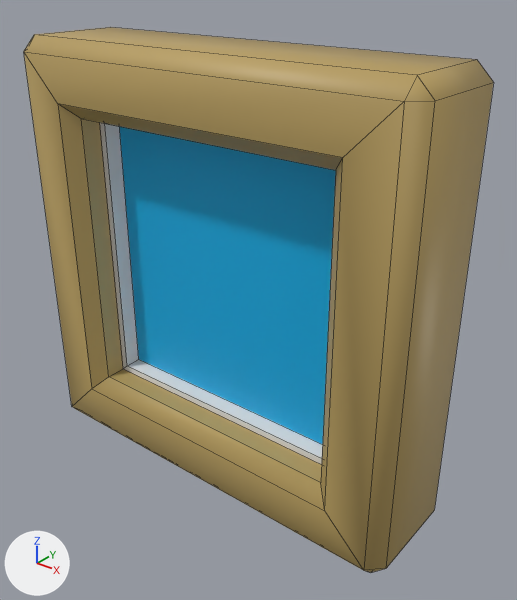
The Blender file packages/frontend/assets/room/objects/picture-frame/picture-frame.blend: old version first, new version second.
Camera for both pictures: a 50 mm camera at (0.0582, -0.0733, 0.0398) aimed at (0.0041, -0.0056, -0.0022). Every picture has the same lights, and +X, +Y and +Z are marked at lower left. The older version comes first. Mesh edges are drawn as thin lines.

The scene before the commit, as lines of its bpy script (objects in view):
```python
me_cube = bpy.data.meshes.new('Cube')
me_cube.from_pydata(...)  # 12 vertices, 8 faces; spans x -0.02..0.02, y -0.0025..0.0, z -0.02..0.02
me_cube.materials.append(mat_mat)  # white #e7e7e7
me_cube_001 = bpy.data.meshes.new('Cube.001')
me_cube_001.from_pydata([(-0.02, 0.0, -0.02), (-0.02, 0.0, 0.02), (0.02, 0.0, 0.02), (0.02, 0.0, -0.02)], [], [(3, 2, 1, 0)])
me_cube_001.materials.append(mat_x_picture__picture)  # cyan #00afe7
me_cube_003 = bpy.data.meshes.new('Cube.003')
me_cube_003.from_pydata(...)  # 16 vertices, 13 faces; spans x -0.03..0.03, y -0.0075..0.0075, z -0.03..0.03
me_cube_003.materials.append(mat_x_frame__frame)  # yellow #baa061
ob_x_frame__frame = bpy.data.objects.new('__X_FRAME__Frame', me_cube_003)
ob_x_frame__frame.location = (0.0, -0.0075, 0.0)
_m = ob_x_frame__frame.modifiers.new('Bevel', 'BEVEL')
_m.width = 0.002
_m.width_pct = 0.002
_m.limit_method = 'WEIGHT'
ob_x_mat__mat = bpy.data.objects.new('__X_MAT__Mat', me_cube)
ob_x_mat__mat.location = (0.0, -0.0075, 0.0)
ob_x_picture__picture = bpy.data.objects.new('__X_PICTURE__Picture', me_cube_001)
ob_x_picture__picture.location = (0.0, -0.0075, 0.0)
```
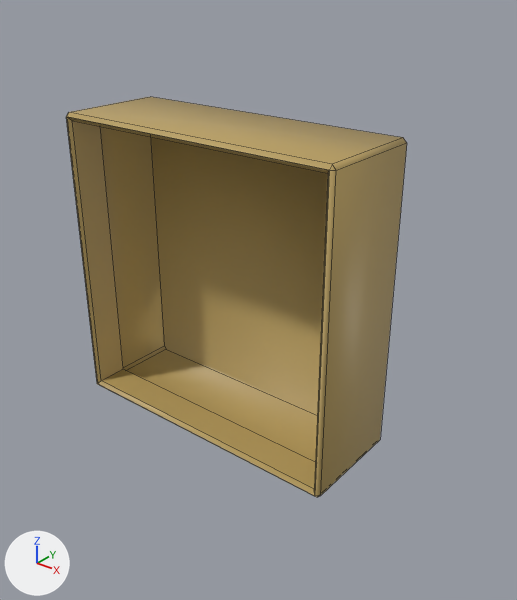
Pixel boxes (x1, y1, x2, y2) of what changed, in the pictures (517 x 600 px):
'__X_FRAME__Frame', reshaped (27% narrower, 27% shorter)
    before: (24, 27, 494, 573)
    after: (66, 97, 407, 497)
'__X_PICTURE__Picture', hidden (cyan)
    before: (119, 126, 336, 444)
'__X_MAT__Mat', hidden
    before: (100, 122, 333, 465)

The change in detail:
me_cube_003 is used by ob_x_frame__frame; location (0.0, -0.0075, 0.0).
me_cube_003 had 16 vertices, 13 faces and spanned x -0.03..0.03, y -0.0075..0.0075, z -0.03..0.03.
me_cube_003 now has 16 vertices, 13 faces and spans x -0.021..0.021, y -0.0075..0.0075, z -0.021..0.021.
Part 1, on me_cube_003:
Vertex 0 of me_cube_003 moves from (-0.03, -0.0075, -0.03) to (-0.021, -0.0075, -0.021).
Vertex 1 of me_cube_003 moves from (-0.03, -0.0075, 0.03) to (-0.021, -0.0075, 0.021).
Vertex 2 of me_cube_003 moves from (-0.03, 0.0075, -0.03) to (-0.021, 0.0075, -0.021).
Vertex 3 of me_cube_003 moves from (-0.03, 0.0075, 0.03) to (-0.021, 0.0075, 0.021).
Vertex 4 of me_cube_003 moves from (0.03, -0.0075, -0.03) to (0.021, -0.0075, -0.021).
Vertex 5 of me_cube_003 moves from (0.03, -0.0075, 0.03) to (0.021, -0.0075, 0.021).
Vertex 6 of me_cube_003 moves from (0.03, 0.0075, -0.03) to (0.021, 0.0075, -0.021).
Vertex 7 of me_cube_003 moves from (0.03, 0.0075, 0.03) to (0.021, 0.0075, 0.021).
Object '__X_MAT__Mat' (ob_x_mat__mat) is now hidden.
Object '__X_PICTURE__Picture' (ob_x_picture__picture) is now hidden.
